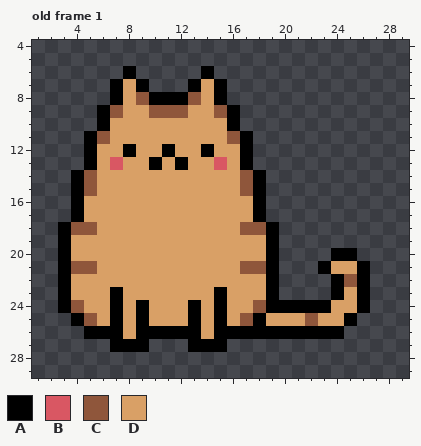
Pixel-art file -- Assets/Sprites/catBasic.ase. Above, as it was before the edit.
32x32 pixels, 1 frame. Shown: old frame 1: x 1..29, y 4..29. The commit also changed other frames, which this record leaves out.
Palette (. is transparent): A #000000  B #d95763  C #8f563b  D #d9a066
Pixels before, old frame 1, first column x 3:
 6 .....A.....A............
 7 ....ADA...ADA...........
 8 ....ADCAAACDA...........
 9 ...ACDDCCCDDCA..........
10 ...ADDDDDDDDDA..........
11 ..ACDDDDDDDDDCA.........
12 ..ADDADDADDADDA.........
13 ..ADBDDADADDBDA.........
14 .ACDDDDDDDDDDDCA........
15 .ACDDDDDDDDDDDCA........
16 .ADDDDDDDDDDDDDA........
17 .ADDDDDDDDDDDDDA........
18 ACCDDDDDDDDDDDCCA.......
19 ADDDDDDDDDDDDDDDA.......
20 ADDDDDDDDDDDDDDDA....AA.
21 ACCDDDDDDDDDDDCCA...ADDA
22 ADDDDDDDDDDDDDDDA....ACA
23 ADDDADDDDDDDADDDA....ADA
24 ACDDADADDDADADDCAAAAADDA
25 .ACDADADDDADADCADDDCDDA.
26 ..AAADAAAAADAAAAAAAAAA..
27 ....AAA...AAA...........
And afterwards:
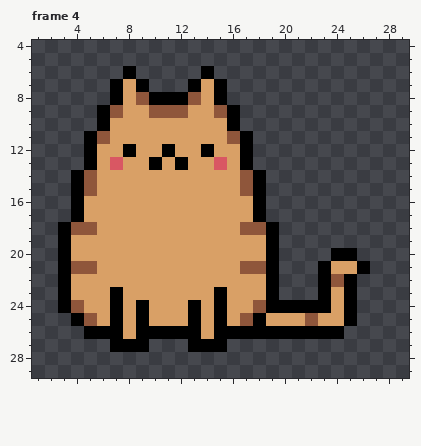
A new or re-ordered frame is compared with the old frame closest to it.
The exact change:
frames 1 -> 18
Frame 4 is new; against old frame 1, layer "Layer 1":
The edit adds colour A in rows 22 to 23 at x 23.
Colour C gives way to colour A in row 22 at x 25.
Colour D gives way to colour A in rows 23 to 24 at x 25.
Colour A gives way to colour C in row 22 at x 24.
Colour A gives way to colour D in row 23 at x 24.
Colour A is gone in rows 22 to 24 at x 26.
Pixel boxes of the changes (left, top, right, bottom) in both pictures:
changed: (318, 274, 370, 313)
